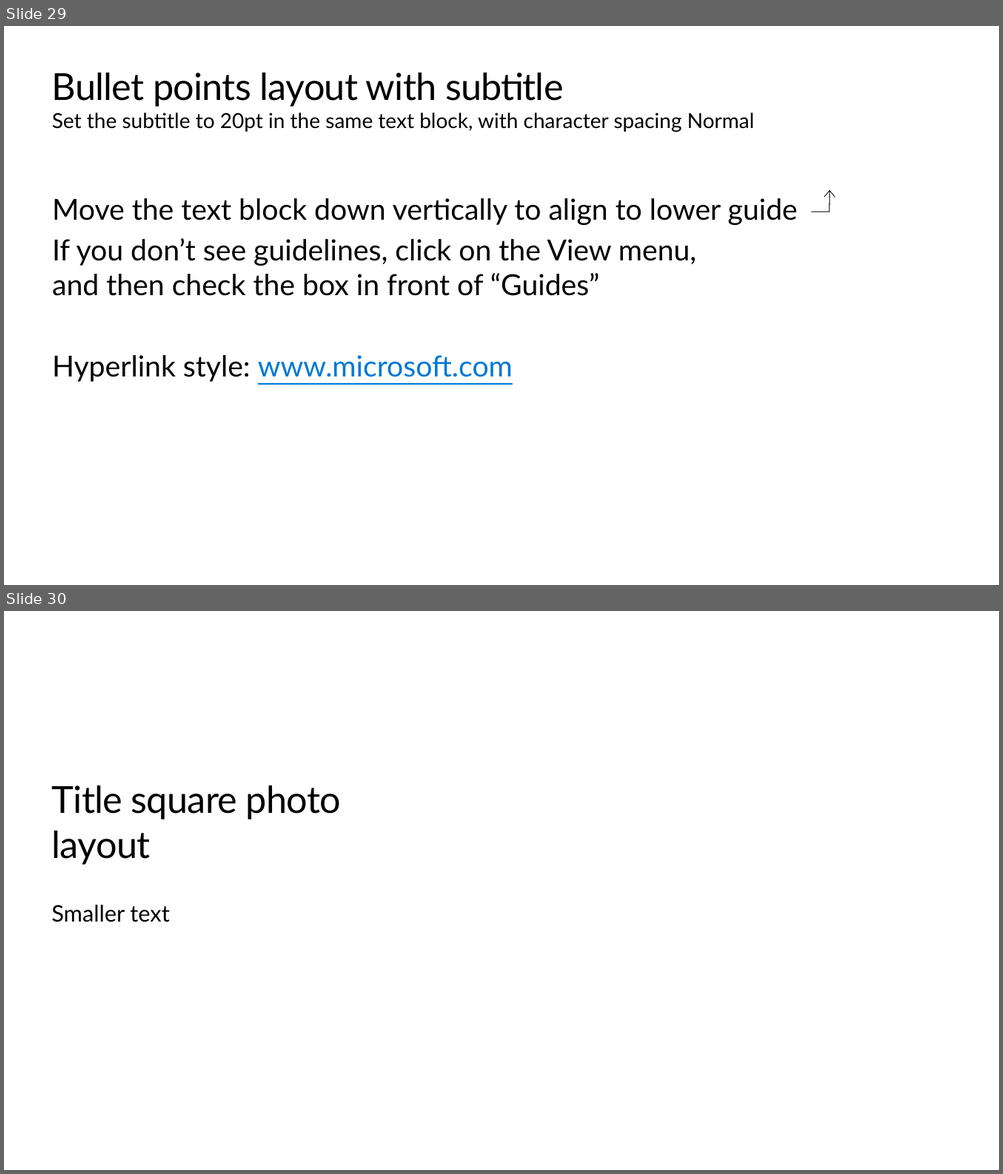
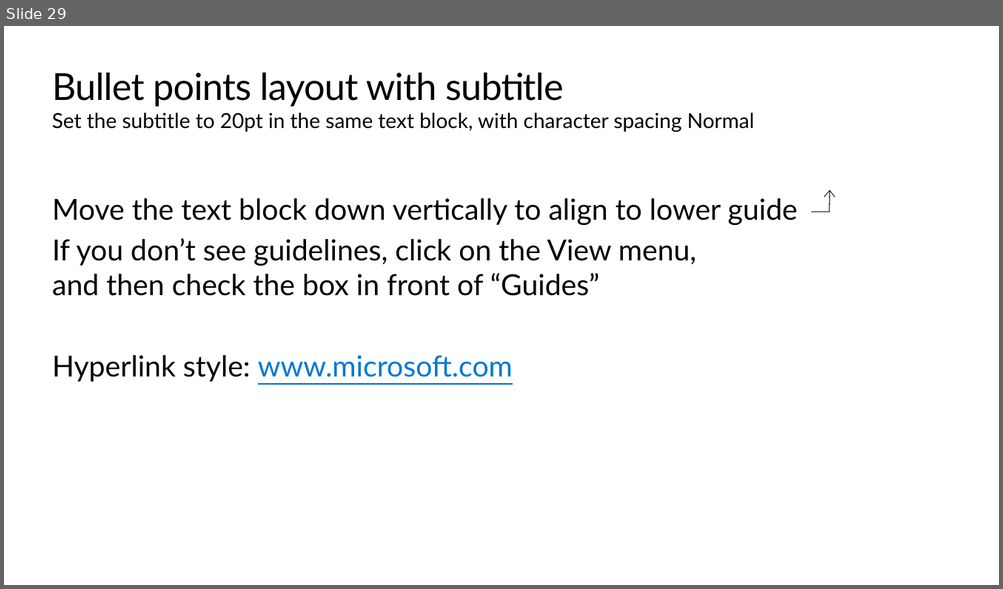
Before and after one commit to peterperov/MSFTCSA, a slide deck: 126-AzureCost/Azure Cost PBI BootCamp.pptx. Shown one above the other, each under a label of ours: slides 29 and 30 before the commit, slide 29 after it. The pictures are 1003x1174 and 1003x589 pixels, drawn with LibreOffice and Linux fonts; fonts in the diff are those of the drawing; background and template pictures are left out. Boxes give left, top, right and bottom in pixels: in the first picture for what was removed or moved away, otherwise in the second. Text is boxed around its words. In the diff, an @@ line names an element or a change of style, - is before the commit and + after.

```diff
--- a/126-AzureCost/Azure Cost PBI BootCamp.pptx
+++ b/126-AzureCost/Azure Cost PBI BootCamp.pptx
@@ slide 30 removed at (4, 611, 999, 1170), background #FFFFFF @@
@@ title removed at (52, 786, 341, 865) @@
-Title square photo layout
@@ text removed at (51, 905, 169, 923) @@
-Smaller text
```
Also in this commit, not shown: 16 other slides removed, 2 other files.
